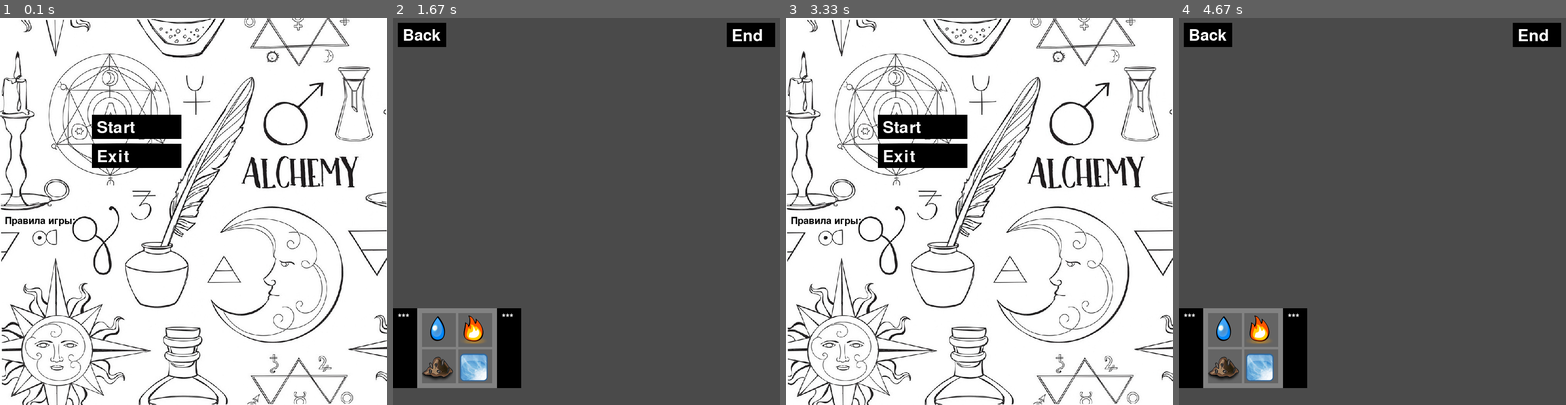
Above: before the commit, frames 1-4 (left to right).
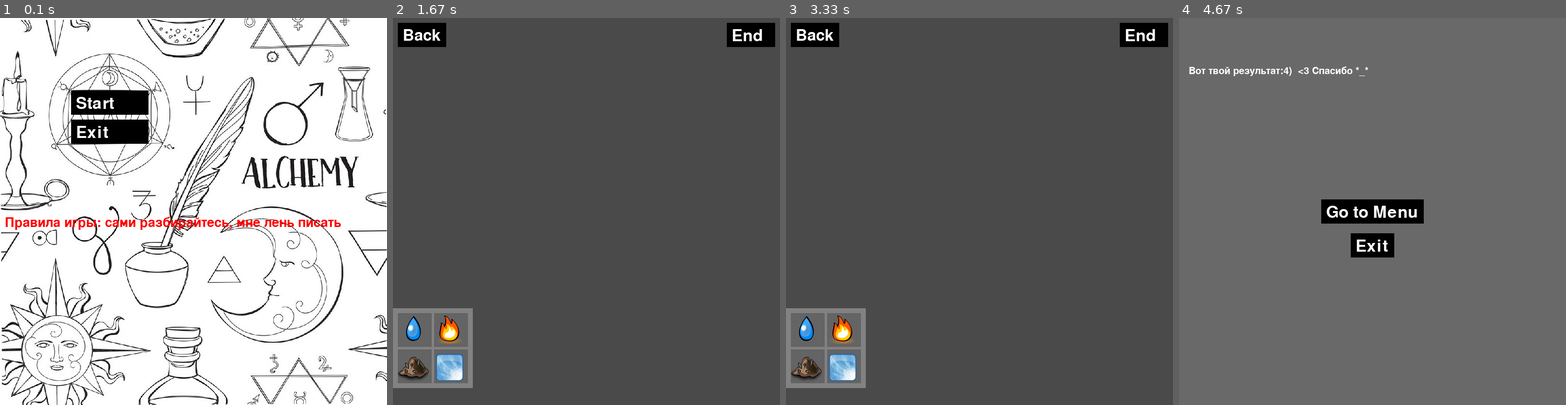
Above: after the commit, the same moments.

Repository: MambaElm/PygameProject
Game: pygame game, started from main.py
The game is run twice, just before and just after one commit, with the same random seed, the same clock (stepped at 60 frames per second) and the same inputs.
Inputs (mouse positions are in pixels of both pictures, inside the frame that each line leads up to):
- Up to frame 1 (0.1 s): no input
- Up to frame 2 (1.67 s): press the mouse at (501, 103) at 0.37 s; move the mouse to (590, 153) at 0.47 s; release the mouse at (675, 203) at 0.6 s; tap Enter at 0.67 s; press the mouse at (423, 33) at 1.03 s; move the mouse to (559, 137) at 1.13 s; release the mouse at (698, 242) at 1.27 s; press the mouse at (501, 103) at 1.37 s; move the mouse to (540, 126) at 1.47 s; release the mouse at (574, 145) at 1.6 s
- Up to frame 3 (3.33 s): hold Right 1.67-2.13 s; press the mouse at (1142, 33) at 2.2 s; move the mouse to (1056, 192) at 2.3 s; release the mouse at (971, 350) at 2.43 s; click "Go to Menu" at 2.55 s; press the mouse at (894, 103) at 3.03 s; move the mouse to (940, 226) at 3.13 s; release the mouse at (983, 354) at 3.27 s
- Up to frame 4 (4.67 s): press the mouse at (1237, 327) at 3.37 s; move the mouse to (1376, 199) at 3.47 s; release the mouse at (1519, 68) at 3.6 s; press the mouse at (1237, 230) at 3.7 s; move the mouse to (1353, 203) at 3.8 s; release the mouse at (1469, 176) at 3.93 s; press the mouse at (1469, 176) at 4.03 s; move the mouse to (1438, 137) at 4.13 s; release the mouse at (1407, 103) at 4.27 s; press the mouse at (1535, 33) at 4.37 s; move the mouse to (1418, 76) at 4.47 s; release the mouse at (1298, 118) at 4.6 s

The runs differ from the first frame. In frame 1, 5.0% of the frame differs, in the area x 1-89%, y 18-55%; in frame 2, 5.5%; in frame 3, 98%; in frame 4, 98%, in the area x 0-100%, y 0-100%.

Commit message:
доработка

Diff:
--- a/main.py
+++ b/main.py
@@ -46,45 +46,39 @@
         self.name_all_el = []
         self.elem = pygame.sprite.Group()
         for i in range(1, 5):
-            Element(self.elem, 60 + (elem_size + 10) * (len(self.elem) // 2) + self.x,
+            Element(self.elem, 10 + (elem_size + 10) * (len(self.elem) // 2) + self.x,
                     10 + (elem_size + 15) * (len(self.elem) % 2) + self.y, str(i))
             self.name_all_el.append(str(i))
         self.color = (130, 130, 130)
         self.color_fon_elem = (100, 100, 100)
         self.width = (len(self.elem) // 2 + len(self.elem) % 2) * (elem_size + 15) + 5
         self.height = (elem_size + 15) * 2 + 5
-        self.rect = pygame.Rect(self.x, self.y, self.width + 100, self.height)
-        self.left_button = Button(50, self.height)
-        self.right_button = Button(50, self.height)
+        self.rect = pygame.Rect(self.x, self.y, self.width, self.height)
 
     def draw(self, canvas):
-        pygame.draw.rect(canvas, self.color, (self.x, self.y, self.width + 100, self.height))
+        pygame.draw.rect(canvas, self.color, (self.x, self.y, self.width, self.height))
         for i, el in enumerate(self.elem):
             pygame.draw.rect(canvas, self.color_fon_elem,
-                             (60 + (elem_size + 10) * (i // 2) + self.x, 10 + (elem_size + 10) * (i % 2) + self.y,
+                             (10 + (elem_size + 10) * (i // 2) + self.x, 10 + (elem_size + 10) * (i % 2) + self.y,
                               elem_size + 5, elem_size + 5))
         self.elem.draw(canvas)
-        self.left_button.draw(0, self.y, '***')
-        if self.width + 50 < 750:
-            self.right_button.draw(self.width + 50, self.y, '***')
-        else:
-            self.right_button.draw(750, self.y - 10, '***')
-
-    def scroll(self):
-        if self.right_button.click() and self.x > 800 - self.width:
+
+    def scroll(self, r):
+        if r == 1 and self.x > 800 - self.width:
             self.x -= 200 / fps
             for i, el in enumerate(self.elem):
-                el.rect.x = 60 + (elem_size + 10) * (i // 2) + self.x
+                el.rect.x = 10 + (elem_size + 10) * (i // 2) + self.x
                 el.rect.y = 10 + (elem_size + 15) * (i % 2) + self.y
-        if self.left_button.click() and self.x < 0:
+        if r == 2 and self.x < 0:
             self.x += 200 / fps
             for i, el in enumerate(self.elem):
-                el.rect.x = 60 + (elem_size + 10) * (i // 2) + self.x
+                el.rect.x = 10 + (elem_size + 10) * (i // 2) + self.x
                 el.rect.y = 10 + (elem_size + 15) * (i % 2) + self.y
+
 
     def new_elem(self, element):
         self.name_all_el.append(element.name)
-        Element(self.elem, 60 + (elem_size + 10) * (len(self.elem) // 2) + self.x,
+        Element(self.elem, 10 + (elem_size + 10) * (len(self.elem) // 2) + self.x,
                 10 + (elem_size + 15) * (len(self.elem) % 2) + self.y, element.name)
         self.width = (len(self.elem) // 2 + len(self.elem) % 2) * (elem_size + 15) + 5
 
@@ -117,16 +111,16 @@
 
 
 def menu():
-    intro_text = ["Правила игры:"]
-    start_button = Button(185, 50)
-    quit_button = Button(185, 50)
+    intro_text = ["Правила игры: сами разбирайтесь, мне лень писать"]
+    start_button = Button(160, 50)
+    quit_button = Button(160, 50)
     show_menu = True
     fon = pygame.transform.scale(load_image('menu_bkgrd.jpg'), (width, height))
     screen.blit(fon, (0, 0))
-    font = pygame.font.Font(None, 30)
+    font = pygame.font.Font(None, 40)
     text_coord = 400
     for line in intro_text:
-        string_rendered = font.render(line, 1, pygame.Color('black'))
+        string_rendered = font.render(line, 1, pygame.Color('red'))
         intro_rect = string_rendered.get_rect()
         text_coord += 10
         intro_rect.top = text_coord
@@ -139,8 +133,8 @@
             if event.type == pygame.QUIT:
                 pygame.quit()
                 quit()
-        start_button.draw(190, 200, 'Start', 50)
-        quit_button.draw(190, 260, 'Exit', 50)
+        start_button.draw(147, 150, 'Start', 50)
+        quit_button.draw(147, 210, 'Exit', 50)
         if start_button.click():
             return
         if quit_button.click():
@@ -169,7 +163,7 @@
             closet.name_all_el = []
             closet.elem = pygame.sprite.Group()
             for i in range(1, 5):
-                Element(closet.elem, 60 + (elem_size + 10) * (len(closet.elem) // 2) + closet.x,
+                Element(closet.elem, 10 + (elem_size + 10) * (len(closet.elem) // 2) + closet.x,
                         10 + (elem_size + 15) * (len(closet.elem) % 2) + closet.y, str(i))
                 closet.name_all_el.append(str(i))
             return
@@ -184,11 +178,12 @@
     def __init__(self, group, pos_x, pos_y, name):
         super().__init__(group)
         self.name = str(name)
-        self.image = load_image(self.name + '.png')
+        self.image = pygame.transform.scale(load_image(self.name + '.png'), (64, 64))
         self.rect = self.image.get_rect()
         self.rect.x = pos_x
         self.rect.y = pos_y
         self.md = False
+        self.dx, self.dy = 0, 0  # дельта x, y для красивого перемещения
 
     def mdn(self, xy, cl):
         if self.md:
@@ -197,14 +192,21 @@
             if a:
                 for i in [a]:
                     if (i.name, self.name) in reactions and i != self:
-                        inv_to_v(elements[reactions[(i.name, self.name)]], x, y)
+                        inv_to_v(elements[reactions[(i.name, self.name)]], x - self.dx, y - self.dy)
                         if elements[reactions[(i.name, self.name)]].name not in cl.name_all_el:
                             cl.new_elem(elements[reactions[(i.name, self.name)]])
                         visible_sprites.remove(i, self)
+                    elif i != self:
+                        self.rect.topleft = (self.rect.x - 64, self.rect.y - 64)
+                        if self.rect.x < 0:
+                            self.rect.x += 128
+                        if self.rect.y < 0:
+                            self.rect.y += 128
         self.md = False
 
     def update(self, xy):
         self.md = self.rect.collidepoint(xy)
+        self.dx, self.dy = xy[0] - self.rect.x, xy[1] - self.rect.y
 
     def get_elem(self, *args):
         if args and args[0].type == pygame.MOUSEBUTTONDOWN and \
@@ -234,11 +236,19 @@
     back_menu = Button(100, 50)
     running = True
     closet = Closet(0, 600)
+    r = 0
     while running:
         for event in pygame.event.get():
             if event.type == pygame.QUIT:
                 pygame.quit()
                 quit()
+            if event.type == pygame.KEYDOWN:
+                if event.key == pygame.K_RIGHT:
+                    r = 1
+                if event.key == pygame.K_LEFT:
+                    r = 2
+            if event.type == pygame.KEYUP:
+                r = 0
             if event.type == pygame.MOUSEBUTTONDOWN:
                 visible_sprites.update(event.pos)
                 for el in closet.elem:
@@ -247,15 +257,17 @@
                 for i in visible_sprites:
                     if i.md:
                         x, y = event.pos
-                        i.rect.topleft = (x - 25, y - 25)
+                        i.rect.topleft = (x - i.dx, y - i.dy)
+                        if closet.rect.collidepoint(x - i.dx, y - i.dy):
+                            i.kill()
             if event.type == pygame.MOUSEBUTTONUP:
                 for i in visible_sprites:
                     i.mdn(event.pos, closet)
         screen.fill((74, 74, 74))
+        closet.scroll(r)
         back_menu.draw(10, 10, 'Back', 49)
         end_button.draw(690, 10, 'End', 50)
         closet.draw(screen)
-        closet.scroll()
         if back_menu.click():
             menu()
         if end_button.click():
